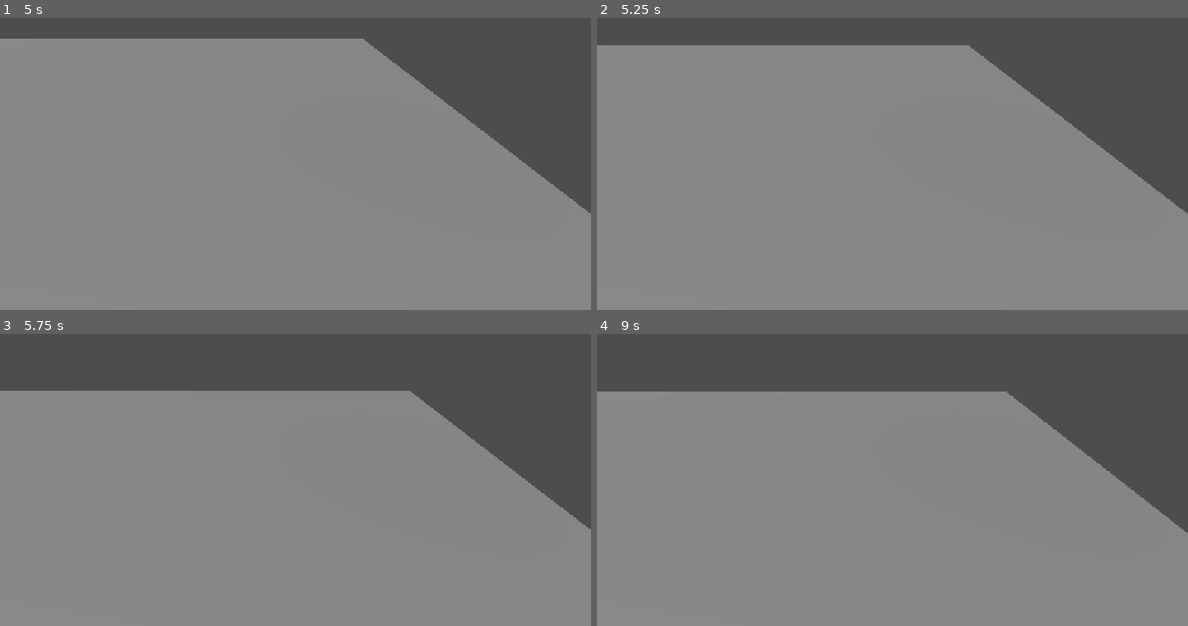
Above: before the commit, frames 1-4 (two rows, left to right).
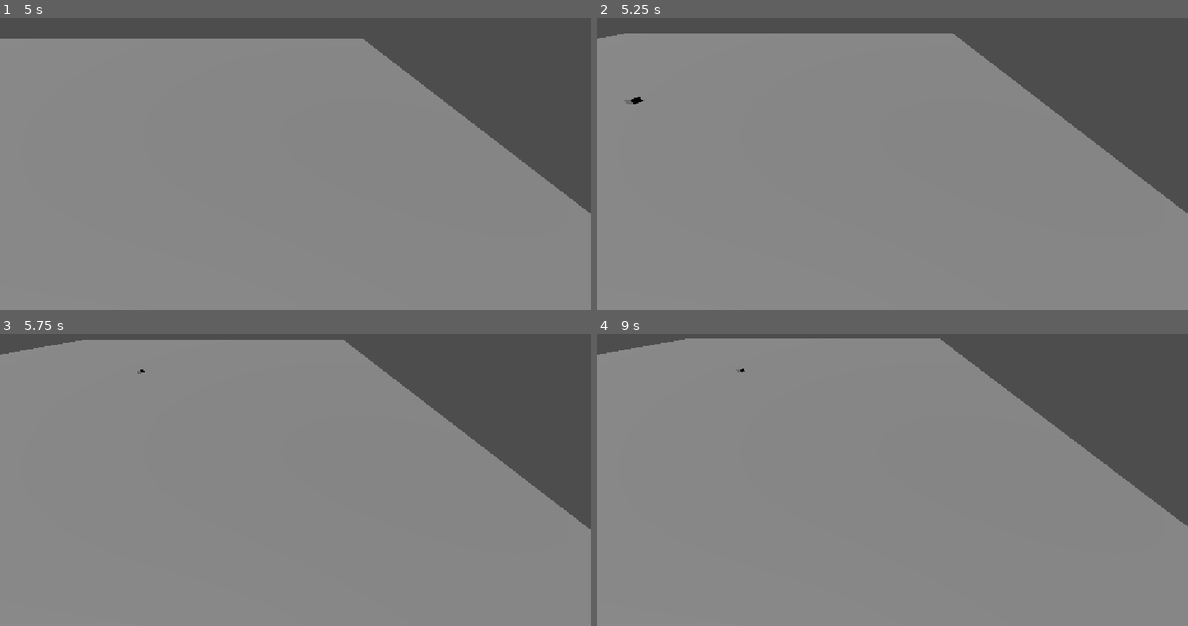
Above: after the commit, the same moments.

Repository: CaptainTiki/HordeLab
Game: Godot game, scene res://scenes/main.tscn
Same seed, same stepped clock (60 frames per second), same inputs: the game is played once before the commit and once after it.
Inputs (mouse positions are in pixels of both pictures, inside the frame that each line leads up to):
- Up to frame 1 (5 s): tap Enter at 0.5, 3.5 s; move the mouse to (425, 128) at 0.52 s; hold D 0.53-1.25 s; hold Shift 0.53-1.25 s; click (425, 128) at 0.67 s; drag from (177, 161) to (265, 210) at 1.27 s; tap Space at 2 s; move the mouse to (354, 70) at 2.02 s; hold D 2.03-2.75 s; hold E 2.03-2.75 s; click (354, 70) at 2.17 s; drag from (265, 210) to (118, 93) at 2.77 s; move the mouse to (472, 193) at 3.52 s; hold A 3.53-4.25 s; hold Q 3.53-4.25 s; click (472, 193) at 3.67 s; drag from (118, 93) to (206, 61) at 4.27 s
- Up to frame 2 (5.25 s): tap Space at 5 s; move the mouse to (922, 143) at 5.02 s; hold S from 5.03 s (still down); hold Shift from 5.03 s (still down); click (922, 143) at 5.17 s
- Up to frame 3 (5.75 s): keep holding S; keep holding Shift
- Up to frame 4 (9 s): release S at 5.75 s; release Shift at 5.75 s; drag from (803, 377) to (774, 477) at 5.77 s; tap Enter at 6.5 s; move the mouse to (1022, 444) at 6.52 s; hold W 6.53-7.25 s; hold E 6.53-7.25 s; click (1022, 444) at 6.67 s; drag from (774, 477) to (862, 526) at 7.27 s; tap Space at 8 s; move the mouse to (951, 386) at 8.02 s; hold S 8.03-8.75 s; hold Q 8.03-8.75 s; click (951, 386) at 8.17 s; drag from (862, 526) to (715, 409) at 8.77 s

Frame 1 is identical in both runs. In frame 2, 2.5% of the frame differs, in the area x 0-63%, y 5-30%; in frame 3, 11%; in frame 4, 12%, in the area x 0-100%, y 1-68%.

Commit message:
Fix RTS camera axes and add middle-mouse drag pan

Diff:
--- a/scripts/rts_camera.gd
+++ b/scripts/rts_camera.gd
@@ -6,10 +6,12 @@
 @export var zoom_speed := 3.0
 @export var min_zoom := 12.0
 @export var max_zoom := 80.0
+@export var drag_pan_sensitivity := 0.11
 
 @onready var camera: Camera3D = $Camera3D
 
 var zoom_distance := 32.0
+var middle_dragging := false
 
 func _ready() -> void:
 	_apply_zoom()
@@ -17,9 +19,9 @@
 func _process(delta: float) -> void:
 	var move_input := Vector2.ZERO
 	if Input.is_key_pressed(KEY_W):
+		move_input.y += 1.0
+	if Input.is_key_pressed(KEY_S):
 		move_input.y -= 1.0
-	if Input.is_key_pressed(KEY_S):
-		move_input.y += 1.0
 	if Input.is_key_pressed(KEY_A):
 		move_input.x -= 1.0
 	if Input.is_key_pressed(KEY_D):
@@ -48,13 +50,29 @@
 	rotate_y(rotate_input * rotate_speed * delta)
 
 func _unhandled_input(event: InputEvent) -> void:
-	if event is InputEventMouseButton and event.pressed:
-		if event.button_index == MOUSE_BUTTON_WHEEL_UP:
+	if event is InputEventMouseButton:
+		if event.button_index == MOUSE_BUTTON_MIDDLE:
+			middle_dragging = event.pressed
+			get_viewport().set_input_as_handled()
+			return
+
+		if event.pressed and event.button_index == MOUSE_BUTTON_WHEEL_UP:
 			zoom_distance = max(min_zoom, zoom_distance - zoom_speed)
 			_apply_zoom()
-		elif event.button_index == MOUSE_BUTTON_WHEEL_DOWN:
+		elif event.pressed and event.button_index == MOUSE_BUTTON_WHEEL_DOWN:
 			zoom_distance = min(max_zoom, zoom_distance + zoom_speed)
 			_apply_zoom()
+
+	if event is InputEventMouseMotion and middle_dragging:
+		var right := global_transform.basis.x
+		right.y = 0.0
+		right = right.normalized()
+		var forward := -global_transform.basis.z
+		forward.y = 0.0
+		forward = forward.normalized()
+		var scale := drag_pan_sensitivity * (zoom_distance / 32.0)
+		global_position += (-right * event.relative.x + forward * event.relative.y) * scale
+		get_viewport().set_input_as_handled()
 
 func _apply_zoom() -> void:
 	camera.position = Vector3(0.0, zoom_distance * 0.72, zoom_distance)
